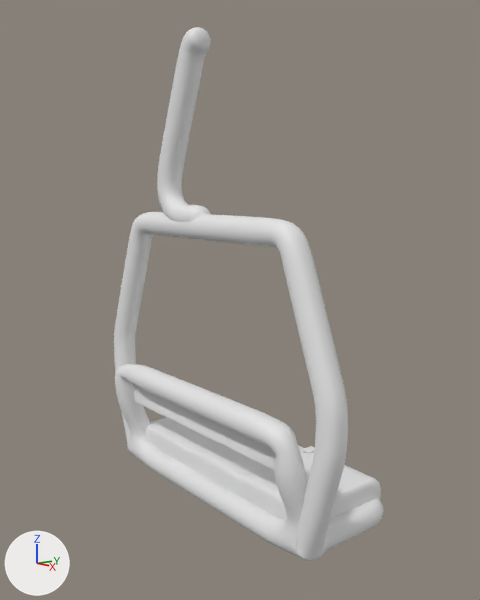
The Blender file Assets/02 Prefabs/models/chairliftseat.blend, before and after one commit.
The view is the same before and after, from a 50 mm lens placed at (9.55, -7.91, 5.35), pointed at (0.18, -0.4, 3.3). Every picture has the same lights, and +X, +Y and +Z are marked at lower left.

Script lines for the objects in view, before the commit:
```python
me_cube_002 = bpy.data.meshes.new('Cube.002')
me_cube_002.from_pydata(...)  # 130 vertices, 128 faces; spans x -1.0..1.0, y -1.0..1.0, z -1.08..1.08
me_cube_002.polygons.foreach_set('use_smooth', [True] * 128)
me_cube_003 = bpy.data.meshes.new('Cube.003')
me_cube_003.from_pydata(...)  # 130 vertices, 128 faces; spans x -0.99..1.01, y -0.43..0.35, z -0.66..0.09
me_cube_003.polygons.foreach_set('use_smooth', [True] * 128)
me_plane = bpy.data.meshes.new('Plane')
me_plane.from_pydata(...)  # 15 vertices, 0 faces, 14 loose edges; spans x -3.1..0.0, y -1.35..0.84, z -0.3..4.63
# before: 0 (-2.49, -1.35, 1.58)
# before: 2 (-2.52, -1.27, 0.89), 3 (-2.52, -1.0, 0.24)
ob_backrest = bpy.data.objects.new('backrest', me_cube_003)
ob_backrest.location = (0.0, -1.13, 1.34)
ob_backrest.rotation_euler = (1.396, 0.0, 3.142)  # degrees (80, 0, 180)
ob_backrest.scale = (2.5, 1.0, 0.308)
_m = ob_backrest.modifiers.new('Subsurf', 'SUBSURF')
_m.levels = 3
_m.render_levels = 3
ob_bars = bpy.data.objects.new('bars', me_plane)
ob_bars.location = (0.0, 0.0, 0.0)
_m = ob_bars.modifiers.new('Mirror', 'MIRROR')
_m = ob_bars.modifiers.new('Skin', 'SKIN')
_m.use_smooth_shade = True
_m.use_x_symmetry = False
_m = ob_bars.modifiers.new('Subsurf', 'SUBSURF')
ob_cuchion = bpy.data.objects.new('cuchion', me_cube_002)
ob_cuchion.location = (0.0, 0.0, 0.0)
ob_cuchion.scale = (2.5, 1.0, 0.308)
_m = ob_cuchion.modifiers.new('Subsurf', 'SUBSURF')
_m.levels = 3
_m.render_levels = 3
# also in view: 'bars.001' at (-0.72, -1.0, 6.28)
```
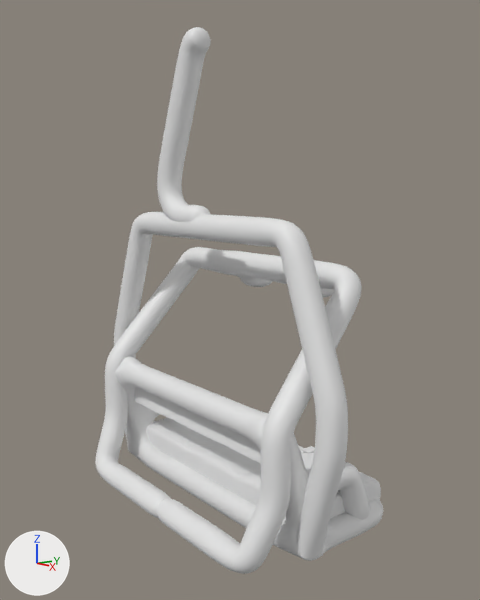
Changed parts and their boxes (x1, y1, x2, y2) in the pictures (480 x 600 px):
'bars', reshaped
    both: (114, 212, 383, 561)
'safetybar', added
    after: (95, 247, 362, 574)

The change, as a list of edits to the scene's bpy script:
```text
Change me_plane:
    where me_plane.from_pydata(...)  # 15 vertices, 0 faces, 14 loose edges; spans x -3.1..0.0, y -1.35..0.84, z -0.3..4.63
    used by ob_bars; location = (0.0, 0.0, 0.0)
    verts and faces of me_plane; kept vertices keep their numbers, new ones are numbered from 15
    me_plane part 1
    add verts[18] = (-2.49, -1.55, 1.76)
    add edges += [(0, 18)]
    me_plane part 2
    add delete_edges([(2, 3)])
    add verts[15] = (-2.52, -1.17, 0.68)
    add verts[16] = (-2.52, 0.0, 0.68)
    add verts[17] = (-2.52, 0.34, -0.3)
    add edges += [(2, 15), (3, 15), (15, 16), (16, 17)]
Add me_plane_001:
    me_plane_001.from_pydata([(1.12, 2.53, 1.77), (2.01, 2.53, 1.77), (1.56, 2.53, 1.77), (1.56, 1.77, 2.12), (0.27, 1.77, 2.12), (0.14, 1.77, 1.96), (-0.05, 0.01, -1.12), (-0.05, 0.01, 0.01), (0.13, -0.41, -2.1), (2.58, -0.41, -2.1), (2.44, 1.77, 2.12), (3.77, 2.53, 1.77), (2.87, 2.53, 1.77), (3.32, 2.53, 1.77), (3.32, 1.77, 2.12), (4.61, 1.77, 2.12), (4.75, 1.77, 1.96), (4.93, 0.01, -1.12), (4.93, 0.01, 0.01), (4.76, -0.41, -2.1), (2.31, -0.41, -2.1)], [(3, 10), (2, 0), (2, 1), (3, 2), (4, 3), (5, 4), (7, 5), (7, 6), (6, 8), (8, 9), (14, 10), (13, 11), (13, 12), (14, 13), (15, 14), (16, 15), (18, 16), (18, 17), (17, 19), (19, 20)], [])
Add ob_safetybar:
    ob_safetybar = bpy.data.objects.new('safetybar', me_plane_001)
    ob_safetybar.location = (-2.44, -1.56, 1.74)
    _m = ob_safetybar.modifiers.new('Skin', 'SKIN')
    _m.use_smooth_shade = True
    _m.use_x_symmetry = False
    _m = ob_safetybar.modifiers.new('Subsurf', 'SUBSURF')
```
